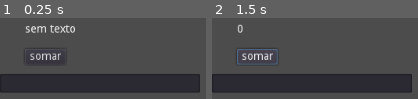
Above: before the commit, frames 1-2 (left to right).
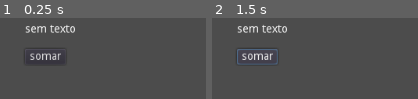
Above: after the commit, the same moments.

Repository: RenatoMontanher/ProjPedagDevGames
Game: Godot game, scene res://fase1.tscn
Same seed, same stepped clock (60 frames per second), same inputs: the game is played once before the commit and once after it.
Inputs:
- Up to frame 1 (0.25 s): no input
- Up to frame 2 (1.5 s): click "somar" at 0.5 s; tap Enter at 1.25 s; hold Right (ui_right) from 1.28 s (still down)

The runs differ from the first frame. In frame 1, 23% of the frame differs, in the area x 0-98%, y 69-93%; in frame 2, 24%, in the area x 0-98%, y 7-93%.

Commit message:
Fim aula 02

Diff:
--- a/Button.gd
+++ b/Button.gd
@@ -3,23 +3,10 @@
 var resultado = 0
 
 func _ready():
-	somar("o numero é ", 10)
 	print("objeto criado!");
-	"""label = get_node(caminhoLabel)"""
 	pass
 
 func _on_Button_pressed():
-	"""
-	resultado = resultado + 2
-	print("o resultado final é: ",resultado);
-	label.text = str("o resultado é ",resultado)
-	"""
-	var lineEdit = get_node("../LineEdit");
-	var label1 = get_node("../Label")
-	resultado = resultado + int(lineEdit.text)
-	label1.text=str(resultado)
+	resultado = resultado+2
+	print("o Resultado Final é: ", resultado);
 	pass
-
-func somar (palavra, numero):
-	print(palavra, numero)
-	pass
--- a/KinematicBody2D.gd
+++ /dev/null
@@ -1,11 +0,0 @@
-extends KinematicBody2D
-
-var motion  = Vector2()
-
-func _physics_process(delta):
-
-	if Input.is_action_pressed("ui_right"):
-		motion.x = 100
-
-	move_and_slide(motion)
-	pass
--- a/LineEdit.gd
+++ /dev/null
@@ -1,15 +0,0 @@
-extends LineEdit
-
-export(NodePath) var caminhoLabel
-var label
-
-func _ready():
-	print("objeto criado!");
-	label = get_node(caminhoLabel)
-	pass
-
-func _on_LineEdit_text_changed(new_text):
-
-	print(get_node(".").text)
-	label.text = str(new_text)
-	pass # replace with function body
--- a/cenas/exercicio2.tscn
+++ /dev/null
@@ -1,199 +0,0 @@
-[gd_scene format=2]
-
-[node name="exercicio2" type="Node2D" index="0"]
-
-[node name="HBoxContainer" type="VBoxContainer" parent="." index="0"]
-
-anchor_left = 0.0
-anchor_top = 0.0
-anchor_right = 0.0
-anchor_bottom = 0.0
-margin_right = 40.0
-margin_bottom = 40.0
-rect_pivot_offset = Vector2( 0, 0 )
-rect_clip_content = false
-mouse_filter = 1
-mouse_default_cursor_shape = 0
-size_flags_horizontal = 1
-size_flags_vertical = 1
-alignment = 0
-_sections_unfolded = [ "Margin" ]
-
-[node name="HBoxContainer" type="HBoxContainer" parent="HBoxContainer" index="0"]
-
-anchor_left = 0.0
-anchor_top = 0.0
-anchor_right = 0.0
-anchor_bottom = 0.0
-margin_right = 120.0
-margin_bottom = 42.0
-rect_pivot_offset = Vector2( 0, 0 )
-rect_clip_content = false
-mouse_filter = 1
-mouse_default_cursor_shape = 0
-size_flags_horizontal = 1
-size_flags_vertical = 1
-alignment = 0
-
-[node name="VBoxContainer" type="VBoxContainer" parent="HBoxContainer/HBoxContainer" index="0"]
-
-anchor_left = 0.0
-anchor_top = 0.0
-anchor_right = 0.0
-anchor_bottom = 0.0
-margin_right = 58.0
-margin_bottom = 42.0
-rect_pivot_offset = Vector2( 0, 0 )
-rect_clip_content = false
-mouse_filter = 1
-mouse_default_cursor_shape = 0
-size_flags_horizontal = 1
-size_flags_vertical = 1
-alignment = 0
-
-[node name="Label" type="Label" parent="HBoxContainer/HBoxContainer/VBoxContainer" index="0"]
-
-anchor_left = 0.0
-anchor_top = 0.0
-anchor_right = 0.0
-anchor_bottom = 0.0
-margin_right = 58.0
-margin_bottom = 14.0
-rect_pivot_offset = Vector2( 0, 0 )
-rect_clip_content = false
-mouse_filter = 2
-mouse_default_cursor_shape = 0
-size_flags_horizontal = 1
-size_flags_vertical = 4
-text = "num 1"
-percent_visible = 1.0
-lines_skipped = 0
-max_lines_visible = -1
-
-[node name="LineEdit" type="LineEdit" parent="HBoxContainer/HBoxContainer/VBoxContainer" index="1"]
-
-anchor_left = 0.0
-anchor_top = 0.0
-anchor_right = 0.0
-anchor_bottom = 0.0
-margin_top = 18.0
-margin_right = 58.0
-margin_bottom = 42.0
-rect_pivot_offset = Vector2( 0, 0 )
-rect_clip_content = false
-focus_mode = 2
-mouse_filter = 0
-mouse_default_cursor_shape = 1
-size_flags_horizontal = 1
-size_flags_vertical = 1
-focus_mode = 2
-context_menu_enabled = true
-placeholder_alpha = 0.6
-caret_blink = false
-caret_blink_speed = 0.65
-caret_position = 0
-
-[node name="VBoxContainer2" type="VBoxContainer" parent="HBoxContainer/HBoxContainer" index="1"]
-
-anchor_left = 0.0
-anchor_top = 0.0
-anchor_right = 0.0
-anchor_bottom = 0.0
-margin_left = 62.0
-margin_right = 120.0
-margin_bottom = 42.0
-rect_pivot_offset = Vector2( 0, 0 )
-rect_clip_content = false
-mouse_filter = 1
-mouse_default_cursor_shape = 0
-size_flags_horizontal = 1
-size_flags_vertical = 1
-alignment = 0
-
-[node name="Label" type="Label" parent="HBoxContainer/HBoxContainer/VBoxContainer2" index="0"]
-
-anchor_left = 0.0
-anchor_top = 0.0
-anchor_right = 0.0
-anchor_bottom = 0.0
-margin_right = 58.0
-margin_bottom = 14.0
-rect_pivot_offset = Vector2( 0, 0 )
-rect_clip_content = false
-mouse_filter = 2
-mouse_default_cursor_shape = 0
-size_flags_horizontal = 1
-size_flags_vertical = 4
-text = "num 2"
-percent_visible = 1.0
-lines_skipped = 0
-max_lines_visible = -1
-
-[node name="LineEdit" type="LineEdit" parent="HBoxContainer/HBoxContainer/VBoxContainer2" index="1"]
-
-anchor_left = 0.0
-anchor_top = 0.0
-anchor_right = 0.0
-anchor_bottom = 0.0
-margin_top = 18.0
-margin_right = 58.0
-margin_bottom = 42.0
-rect_pivot_offset = Vector2( 0, 0 )
-rect_clip_content = false
-focus_mode = 2
-mouse_filter = 0
-mouse_default_cursor_shape = 1
-size_flags_horizontal = 1
-size_flags_vertical = 1
-focus_mode = 2
-context_menu_enabled = true
-placeholder_alpha = 0.6
-caret_blink = false
-caret_blink_speed = 0.65
-caret_position = 0
-
-[node name="Button" type="Button" parent="HBoxContainer" index="1"]
-
-anchor_left = 0.0
-anchor_top = 0.0
-anchor_right = 0.0
-anchor_bottom = 0.0
-margin_top = 46.0
-margin_right = 120.0
-margin_bottom = 66.0
-rect_pivot_offset = Vector2( 0, 0 )
-rect_clip_content = false
-focus_mode = 2
-mouse_filter = 0
-mouse_default_cursor_shape = 0
-size_flags_horizontal = 1
-size_flags_vertical = 1
-toggle_mode = false
-enabled_focus_mode = 2
-shortcut = null
-group = null
-text = "somar"
-flat = false
-align = 1
-
-[node name="labelResultado" type="Label" parent="HBoxContainer" index="2"]
-
-anchor_left = 0.0
-anchor_top = 0.0
-anchor_right = 0.0
-anchor_bottom = 0.0
-margin_top = 70.0
-margin_right = 120.0
-margin_bottom = 84.0
-rect_pivot_offset = Vector2( 0, 0 )
-rect_clip_content = false
-mouse_filter = 2
-mouse_default_cursor_shape = 0
-size_flags_horizontal = 1
-size_flags_vertical = 4
-text = "resultado"
-align = 1
-autowrap = true
-percent_visible = 1.0
-lines_skipped = 0
-max_lines_visible = -1
--- a/cenas/tela.tscn
+++ /dev/null
@@ -1,81 +0,0 @@
-[gd_scene format=2]
-
-[node name="HBoxContainer" type="HBoxContainer"]
-
-anchor_left = 0.0
-anchor_top = 0.0
-anchor_right = 0.0
-anchor_bottom = 0.0
-margin_right = 40.0
-margin_bottom = 40.0
-rect_pivot_offset = Vector2( 0, 0 )
-rect_clip_content = false
-mouse_filter = 1
-mouse_default_cursor_shape = 0
-size_flags_horizontal = 1
-size_flags_vertical = 1
-alignment = 0
-
-[node name="VBoxContainer" type="VBoxContainer" parent="." index="0"]
-
-anchor_left = 0.0
-anchor_top = 0.0
-anchor_right = 0.0
-anchor_bottom = 0.0
-margin_right = 52.0
-margin_bottom = 40.0
-rect_pivot_offset = Vector2( 0, 0 )
-rect_clip_content = false
-mouse_filter = 1
-mouse_default_cursor_shape = 0
-size_flags_horizontal = 1
-size_flags_vertical = 1
-alignment = 1
-
-[node name="Label" type="Label" parent="VBoxContainer" index="0"]
-
-anchor_left = 0.0
-anchor_top = 0.0
-anchor_right = 0.0
-anchor_bottom = 0.0
-margin_top = 1.0
-margin_right = 52.0
-margin_bottom = 15.0
-rect_pivot_offset = Vector2( 0, 0 )
-rect_clip_content = false
-mouse_filter = 2
-mouse_default_cursor_shape = 0
-size_flags_horizontal = 1
-size_flags_vertical = 4
-text = "0"
-align = 1
-percent_visible = 1.0
-lines_skipped = 0
-max_lines_visible = -1
-
-[node name="Button" type="Button" parent="VBoxContainer" index="1"]
-
-anchor_left = 0.0
-anchor_top = 0.0
-anchor_right = 0.0
-anchor_bottom = 0.0
-margin_top = 19.0
-margin_right = 52.0
-margin_bottom = 39.0
-rect_pivot_offset = Vector2( 0, 0 )
-rect_clip_content = false
-focus_mode = 2
-mouse_filter = 0
-mouse_default_cursor_shape = 0
-size_flags_horizontal = 1
-size_flags_vertical = 1
-custom_colors/font_color_hover = Color( 1, 0.890625, 0, 1 )
-custom_colors/font_color_pressed = Color( 0, 1, 0.90625, 1 )
-toggle_mode = false
-enabled_focus_mode = 2
-shortcut = null
-group = null
-text = "somar"
-flat = false
-align = 1
-_sections_unfolded = [ "Mouse", "custom_colors", "custom_fonts", "custom_styles" ]
--- a/fase1.tscn
+++ b/fase1.tscn
@@ -2,7 +2,7 @@
 
 [ext_resource path="res://Button.gd" type="Script" id=1]
 
-[node name="telaInicial" type="Node2D" index="0"]
+[node name="telaInicial" type="Node2D"]
 
 [node name="Label" type="Label" parent="." index="0"]
 
@@ -51,27 +51,4 @@
 align = 1
 script = ExtResource( 1 )
 
-[node name="LineEdit" type="LineEdit" parent="." index="2"]
-
-anchor_left = 0.0
-anchor_top = 0.0
-anchor_right = 0.0
-anchor_bottom = 0.0
-margin_top = 96.0
-margin_right = 256.0
-margin_bottom = 120.0
-rect_pivot_offset = Vector2( 0, 0 )
-rect_clip_content = false
-focus_mode = 2
-mouse_filter = 0
-mouse_default_cursor_shape = 1
-size_flags_horizontal = 1
-size_flags_vertical = 1
-focus_mode = 2
-context_menu_enabled = true
-placeholder_alpha = 0.6
-caret_blink = false
-caret_blink_speed = 0.65
-caret_position = 0
-
 [connection signal="pressed" from="Button" to="Button" method="_on_Button_pressed"]
--- a/tela inicial.tscn
+++ /dev/null
@@ -1,46 +0,0 @@
-[gd_scene format=2]
-
-[node name="tela inicial" type="Node2D" index="0"]
-
-[node name="Button" type="Button" parent="." index="0"]
-
-anchor_left = 0.0
-anchor_top = 0.0
-anchor_right = 0.0
-anchor_bottom = 0.0
-margin_top = 64.0
-margin_right = 52.0
-margin_bottom = 84.0
-rect_pivot_offset = Vector2( 0, 0 )
-rect_clip_content = false
-focus_mode = 2
-mouse_filter = 0
-mouse_default_cursor_shape = 0
-size_flags_horizontal = 1
-size_flags_vertical = 1
-toggle_mode = false
-enabled_focus_mode = 2
-shortcut = null
-group = null
-text = "somar"
-flat = false
-align = 1
-
-[node name="Label" type="Label" parent="." index="1"]
-
-anchor_left = 0.0
-anchor_top = 0.0
-anchor_right = 0.0
-anchor_bottom = 0.0
-margin_right = 65.0
-margin_bottom = 14.0
-rect_pivot_offset = Vector2( 0, 0 )
-rect_clip_content = false
-mouse_filter = 2
-mouse_default_cursor_shape = 0
-size_flags_horizontal = 1
-size_flags_vertical = 4
-text = "sem texto"
-percent_visible = 1.0
-lines_skipped = 0
-max_lines_visible = -1
--- a/testes.tscn
+++ /dev/null
@@ -1,54 +0,0 @@
-[gd_scene load_steps=2 format=2]
-
-[ext_resource path="res://LineEdit.gd" type="Script" id=1]
-
-[node name="world" type="Node" index="0"]
-
-[node name="LineEdit" type="LineEdit" parent="." index="0"]
-
-anchor_left = 0.0
-anchor_top = 0.0
-anchor_right = 0.0
-anchor_bottom = 0.0
-margin_left = 96.0
-margin_top = 96.0
-margin_right = 154.0
-margin_bottom = 120.0
-rect_pivot_offset = Vector2( 0, 0 )
-rect_clip_content = false
-focus_mode = 2
-mouse_filter = 0
-mouse_default_cursor_shape = 1
-size_flags_horizontal = 1
-size_flags_vertical = 1
-focus_mode = 2
-context_menu_enabled = true
-placeholder_alpha = 0.6
-caret_blink = false
-caret_blink_speed = 0.65
-caret_position = 0
-script = ExtResource( 1 )
-caminhoLabel = NodePath("../LabelInfo")
-
-[node name="LabelInfo" type="Label" parent="." index="1"]
-
-anchor_left = 0.0
-anchor_top = 0.0
-anchor_right = 0.0
-anchor_bottom = 0.0
-margin_left = 96.0
-margin_top = 64.0
-margin_right = 136.0
-margin_bottom = 78.0
-rect_pivot_offset = Vector2( 0, 0 )
-rect_clip_content = false
-mouse_filter = 2
-mouse_default_cursor_shape = 0
-size_flags_horizontal = 1
-size_flags_vertical = 4
-text = "texto!"
-percent_visible = 1.0
-lines_skipped = 0
-max_lines_visible = -1
-
-[connection signal="text_changed" from="LineEdit" to="LineEdit" method="_on_LineEdit_text_changed"]
